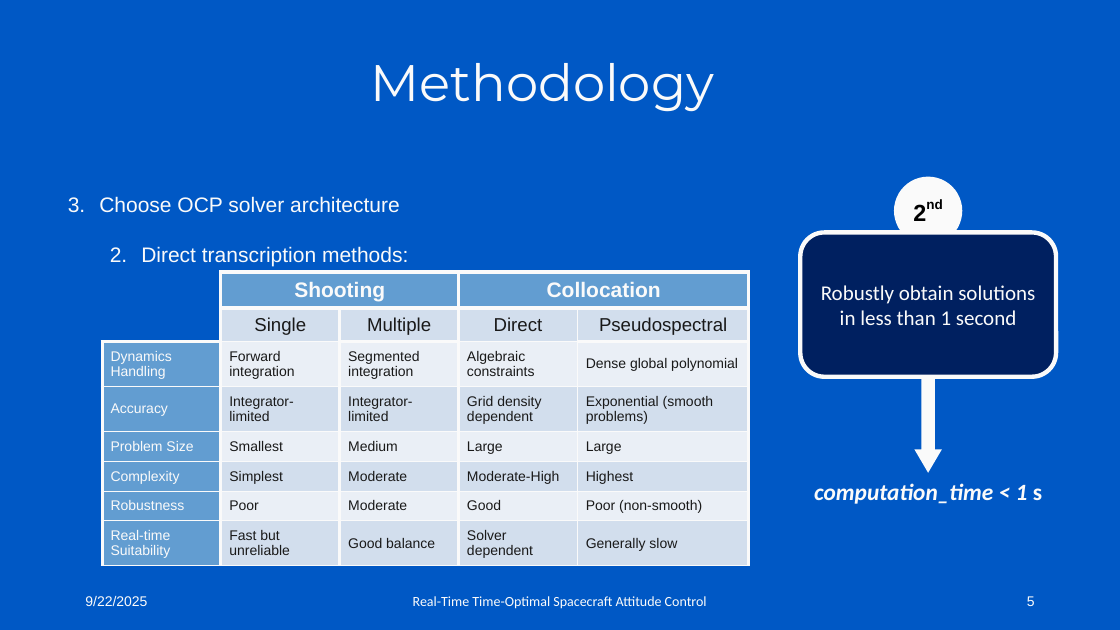
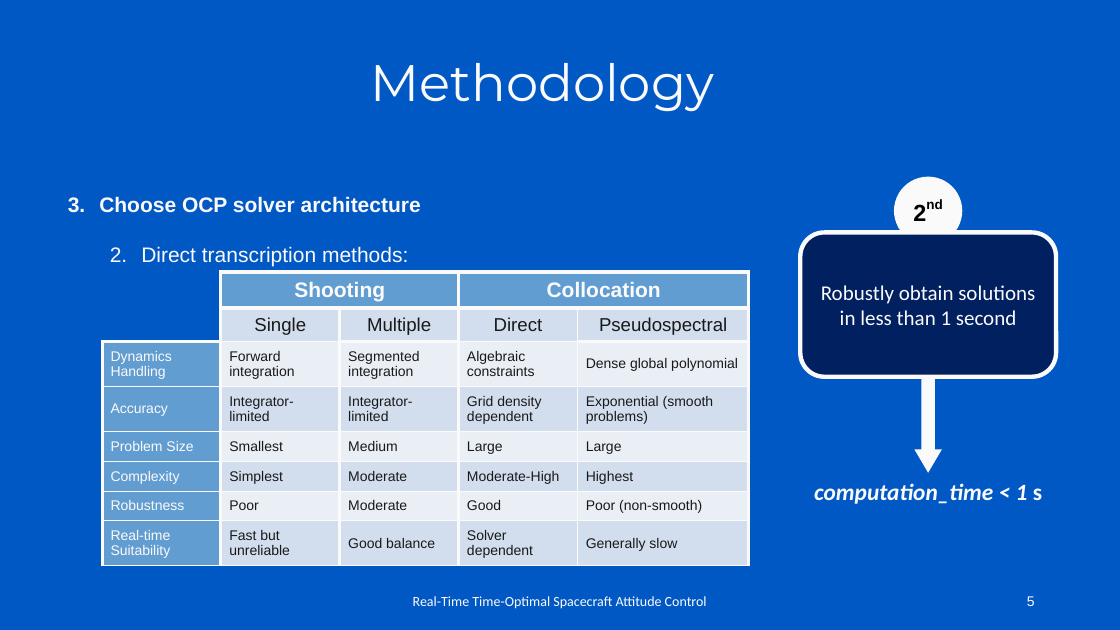
Before and after one commit to Leo8ner/TimeOptimalAttitudeControl, a slide deck: slide 5 of Presentations/Mid-Term Presentation.pptx. Drawn at 1120x630 pixels with LibreOffice and Linux fonts; fonts in the diff are those of the drawing; background and template pictures are left out. Boxes give left, top, right and bottom in pixels: in the first picture for what was removed or moved away, otherwise in the second. Text is boxed around its words. In the diff, an @@ line names an element or a change of style, - is before the commit and + after.

```diff
--- a/Presentations/Mid-Term Presentation.pptx
+++ b/Presentations/Mid-Term Presentation.pptx
@@ text at (99, 196, 421, 213): bold on in "Choose OCP solver architecture" @@
@@ text removed at (85, 596, 147, 606) @@
-9/22/2025
```
Also in this commit, not shown: 8 other slides changed, 2 slides added.
